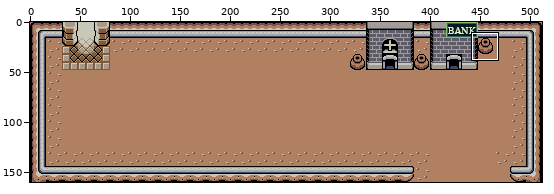
One commit to this sprite sheet: assets/backgrounds/map_desert_village.png. Above: a wide view before the commit, with the close-up outlined.
Close-up. As it was:
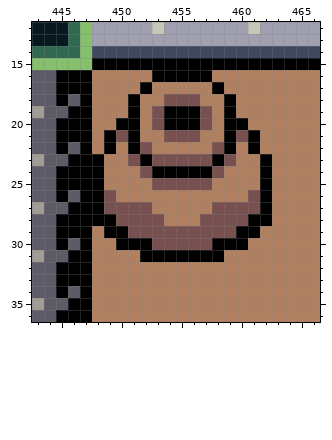
The file is 512x160 pixels. Colours within 5 levels of each other are drawn and written as one. Shown: x 443..466, y 12..36. The commit also changed other parts of the picture, which this record leaves out.
The same view after the edit:
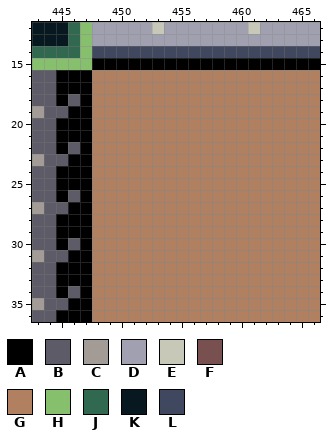
Palette (. is transparent): A #000000  B #5d5b67  C #a39c96  D #a0a0b0  E #c8c8b8  F #785050  G #b08060  H #86c06c  J #306850  K #071821  L #404860
Edits made:
y 16: x 453..457 AAAAA -> GGGGG
y 17: x 452 A -> G; x 458 A -> G
y 18: x 451 A -> G; x 454..456 FFF -> GGG; x 459 A -> G
y 19: x 451 A -> G; x 453..457 FAAAF -> GGGGG; x 459 A -> G
y 20: x 450..451 AA -> GG; x 453..457 FAAAF -> GGGGG; x 459..460 AA -> GG
y 21: x 449..451 AFA -> GGG; x 454..456 FFF -> GGG; x 459..461 AFA -> GGG
y 22: x 449 A -> G; x 451..452 AF -> GG; x 458..459 FA -> GG; x 461 A -> G
y 23: x 448 A -> G; x 451..459 FAFFFFFAF -> GGGGGGGGG; x 462 A -> G
y 24: x 448 A -> G; x 452..458 FAAAAAF -> GGGGGGG; x 462 A -> G
y 25: x 448 A -> G; x 453..457 FFFFF -> GGGGG; x 462 A -> G
y 26: x 448..449 AF -> GG; x 461..462 FA -> GG
y 27: x 448..452 AFFFF -> GGGGG; x 458..462 FFFFA -> GGGGG
y 28: x 448..453 AAFFFF -> GGGGGG; x 457..462 FFFFAA -> GGGGGG
y 29: x 449..461 AAFFFFFFFFFAA -> GGGGGGGGGGGGG
y 30: x 450..460 AAAFFFFFAAA -> GGGGGGGGGGG
y 31: x 452..458 AAAAAAA -> GGGGGGG
Changed places in both close-ups, as pixel boxes (x1, y1, x2, y2):
changed: (92, 70, 272, 262)
